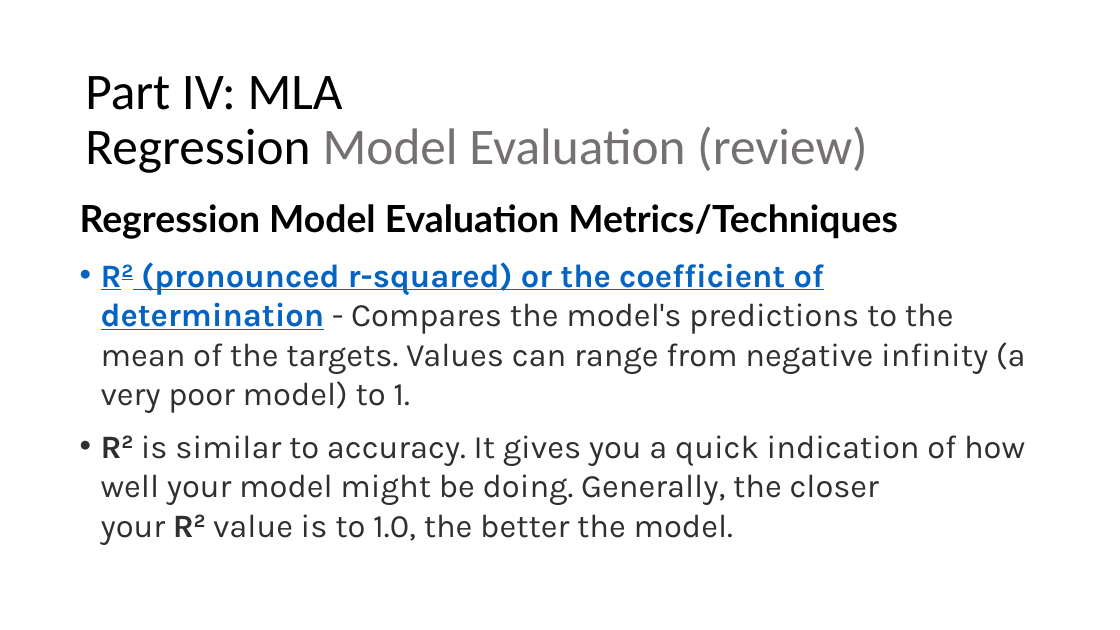
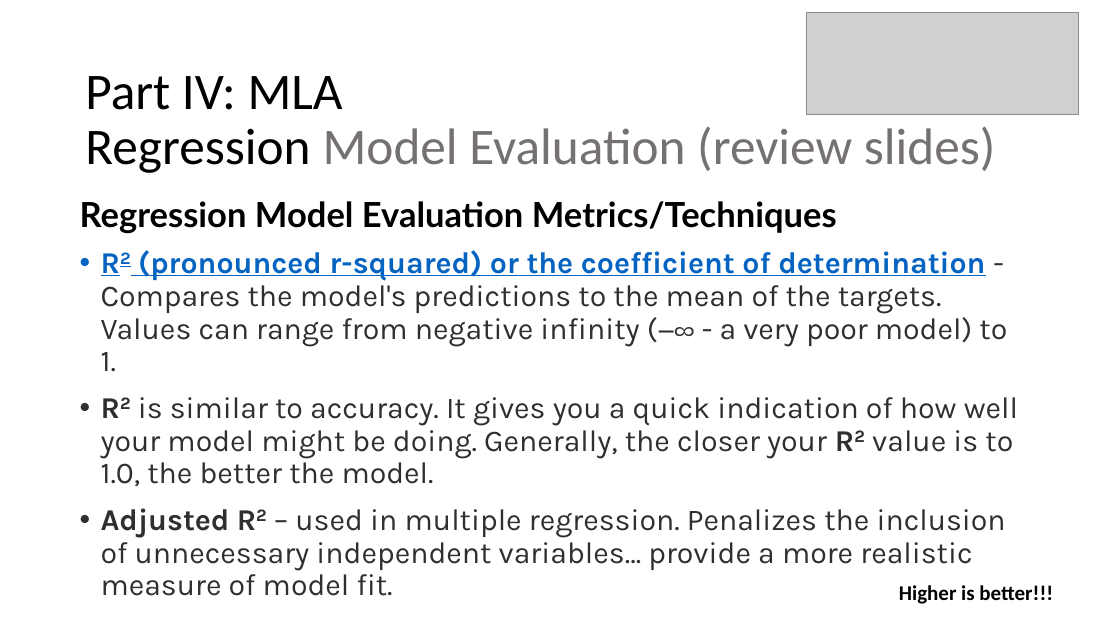
Before and after one commit to luferIPCA/MIA-MLA-25-26, a slide deck: slide 13 of Slides/5 - MIA - MLA -II - Regression.ppsx (slide 10 before the commit). Drawn at 1120x630 pixels with LibreOffice and Linux fonts; fonts in the diff are those of the drawing; grey boxes stand for pictures. Boxes give left, top, right and bottom in pixels: in the first picture for what was removed or moved away, otherwise in the second. Text is boxed around its words. In the diff, an @@ line names an element or a change of style, - is before the commit and + after.

Commit message:
Refression Models

```diff
--- a/Slides/5 - MIA - MLA -II - Regression.ppsx
+++ b/Slides/5 - MIA - MLA -II - Regression.ppsx
@@ picture added at (807,13,1078,115) @@
@@ title at (85,76,996,173): text changed @@
-Part IV: MLA
-Regression Model Evaluation (review)
+Part IV: MLA
+Regression Model Evaluation (review slides)
@@ text at (80,201,1018,486): size 32 to 29.6 pt in "Regression Model Evaluation Metrics/Techniques"; size 28 to 25.9 pt in "R2 is similar to accuracy. It gives ..."; line spacing 0.9 to 0.8; line spacing 1 to 0.9 @@
@@ text at (101,250,1007,371): text changed; size 28 to 25.9 pt @@
-• R2 (pronounced r-squared) or the coefficient of determination - Compares the model's predictions to the mean of the targets. Values can range from negative infinity (a very poor model) to 1.
+• R2 (pronounced r-squared) or the coefficient of determination - Compares the model's predictions to the mean of the targets. Values can range from negative infinity (−∞ - a very poor model) to 1.
@@ text at (101,508,1006,596): paragraph added @@
+• Adjusted R2 – used in multiple regression. Penalizes the inclusion of unnecessary independent variables… provide a more realistic measure of model fit.
@@ text added at (899,585,1053,604), 18 pt, text #000000, bold @@
+Higher is better!!!
```
Also in this commit, not shown: 10 other slides changed, 7 slides added.
